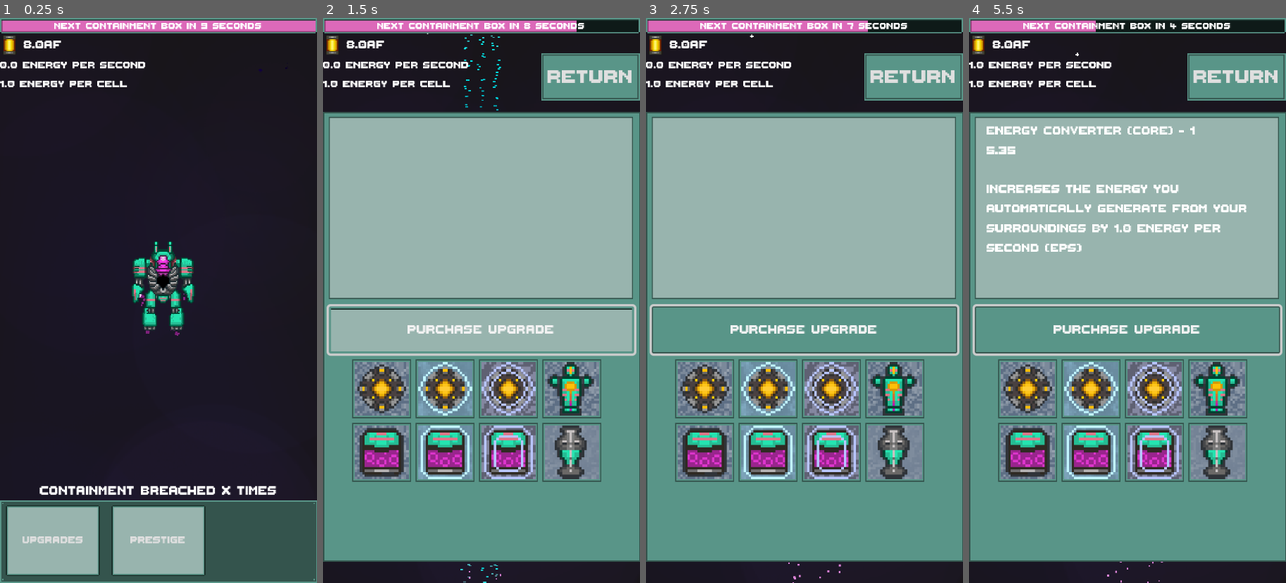
Above: before the commit, frames 1-4 (left to right).
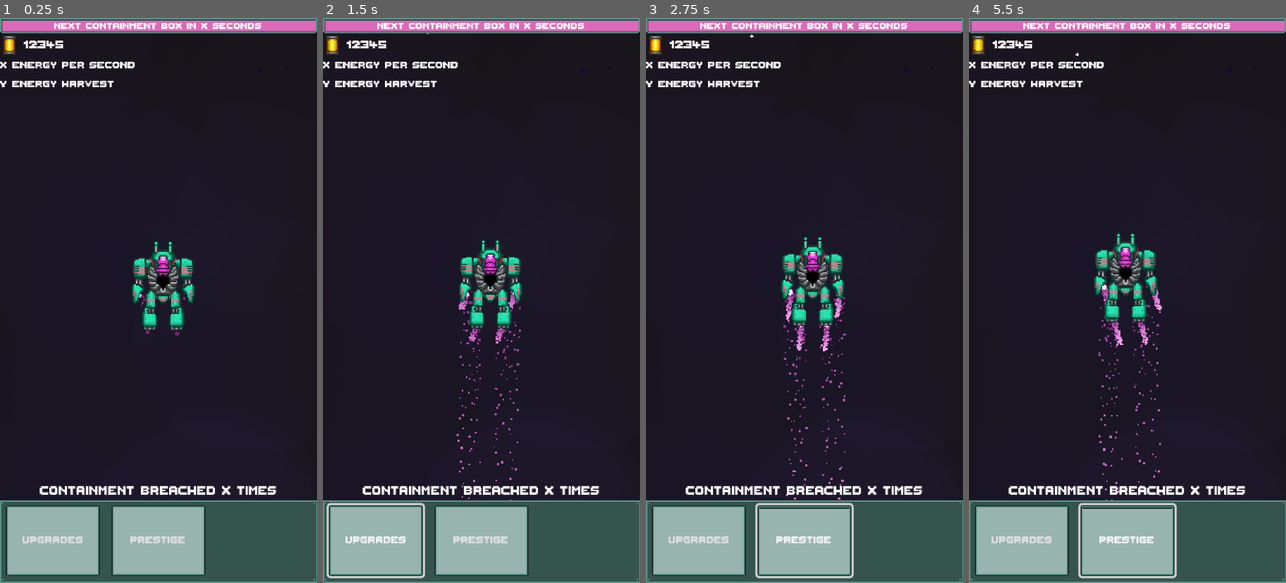
Above: after the commit, the same moments.

Repository: MightyPossum/Kabal-GameJam-2025
Game: Godot game, scene res://assets/scenes/GameScene.tscn
Two runs of this game, one before a commit and one after it. Both use one fixed random seed, a clock stepped at 60 frames per second and the inputs below.
Inputs (mouse positions are in pixels of both pictures, inside the frame that each line leads up to):
- Up to frame 1 (0.25 s): no input
- Up to frame 2 (1.5 s): click "Upgrades" at 0.5 s; click (481, 328) at 1.25 s, where only the run before the commit has a clickable "Purchase Upgrade"
- Up to frame 3 (2.75 s): click (804, 537) at 2 s, where only the run after the commit has a clickable "Prestige"
- Up to frame 4 (5.5 s): click (1029, 390) at 2.77 s; click (1022, 537) at 3.5 s, where only the run after the commit has a clickable "Upgrades"; click (1127, 328) at 4.25 s, where only the run before the commit has a clickable "Purchase Upgrade"; click (1127, 537) at 5 s, where only the run after the commit has a clickable "Prestige"

The runs differ from the first frame. In frame 1, 0.8% of the frame differs, in the area x 0-66%, y 0-13%; in frame 2, 86%; in frame 3, 86%; in frame 4, 86%, in the area x 0-100%, y 0-100%.
Error after the commit: Parse Error: Cannot find member "TOTAL_EPS" in base "globalvariables.gd.UNLOCK_METRIC". (res://assets/scripts/GameScene.gd:135)

Commit message:
breach counter

Diff:
--- a/assets/scenes/ux.gd
+++ b/assets/scenes/ux.gd
@@ -5,9 +5,11 @@
 @export var wave_label : Label
 @export var EPS_label : Label
 @export var Harvest_label : Label
+@export var breach_label : Label
 
 var previous_wave_number : int = -1
 var current_wave_time : float = 0.0
+var previous_locked_state : bool = false
 
 enum BUTTONTYPE {
 	UPGRADE = 0,
@@ -19,6 +21,9 @@
 func _ready() -> void:
 
 	GLOBAL.UX = self
+
+	# Initialize the locked state tracking
+	previous_locked_state = GLOBAL.LOCKED
 
 	%upgrades.connect("button_up",menu_button_pressed.bind(BUTTONTYPE.UPGRADE))
 	%prestige.connect("button_up",menu_button_pressed.bind(BUTTONTYPE.PRESTIGE))
@@ -53,9 +58,18 @@
 		wave_progress.max_value = GLOBAL.WAVE_TIME
 		wave_progress.value = GLOBAL.WAVE_TIME
 
+	# Check if GLOBAL.LOCKED has changed from true to false (containment breach)
+	if previous_locked_state == true and GLOBAL.LOCKED == false:
+		GLOBAL.BREACH_COUNT += 1
+		print("Containment breached! Total breaches: ", GLOBAL.BREACH_COUNT)
+
+	# Update previous locked state
+	previous_locked_state = GLOBAL.LOCKED
+
 	current_wave_time -= delta
 	wave_progress.value = current_wave_time
 	wave_label.text = "Next containment box in %d seconds" % current_wave_time
+	breach_label.text = "Containment Breached %d Times" % GLOBAL.BREACH_COUNT
 
 func menu_button_pressed(button_type: int) -> void:
 
--- a/assets/scripts/GameScene.gd
+++ b/assets/scripts/GameScene.gd
@@ -61,16 +61,36 @@
 
 		# Get viewport size for random positioning
 		var viewport_size = get_viewport_rect().size
-
-		# Generate random position with some margin from edges
 		var margin = 35  # Pixels from edge
-		var random_x = randf_range(margin, viewport_size.x - margin)
-		var random_y = randf_range(margin, viewport_size.y - margin)
-
-		new_planet.global_position = Vector2(random_x, random_y)
+		var min_distance_from_mech = 50  # Minimum distance from mech
+		var max_attempts = 50  # Maximum attempts to find a valid position
+		var attempts = 0
+		var valid_position = false
+		var planet_position = Vector2.ZERO
+
+		# Keep trying to find a valid position
+		while not valid_position and attempts < max_attempts:
+			attempts += 1
+
+			# Generate random position with margin from edges
+			var random_x = randf_range(margin, viewport_size.x - margin)
+			var random_y = randf_range(margin, viewport_size.y - margin)
+			planet_position = Vector2(random_x, random_y)
+
+			# Check distance from mech
+			var distance_to_mech = planet_position.distance_to(mech.global_position)
+			if distance_to_mech >= min_distance_from_mech:
+				valid_position = true
+
+		# If we couldn't find a valid position after max attempts, use the last generated position
+		if not valid_position:
+			print("Warning: Could not find optimal planet position after ", max_attempts, " attempts. Using last generated position.")
+
+		new_planet.global_position = planet_position
 		add_child(new_planet)
 
-		print("Planet spawned at position: ", new_planet.global_position)
+		var distance_to_mech = planet_position.distance_to(mech.global_position)
+		print("Planet spawned at position: ", new_planet.global_position, " (distance from mech: ", distance_to_mech, ")")
 	else:
 		print("Warning: No planet scene assigned!")
 
--- a/assets/scripts/globalvariables.gd
+++ b/assets/scripts/globalvariables.gd
@@ -5,7 +5,7 @@
 	ENERGY_COLLECTOR = 2,
 	ENERGY_VAULT = 3,
 	POWER_CELL = 4,
-	TESSERACT_ENERGY_MATRIX = 5,
+	TESSARACT_ENERGY_MATRIX = 5,
 	ECHO_OF_THE_COLLAPSING_CORE = 6,
 	FRAGMENT_OF_THE_FIRST_SPARK = 7,
 	OMNICORE_COLLECTION_ENGINE = 8,
@@ -17,9 +17,11 @@
 	HARVESTER = 14,
 	ENERGY_AUTO_CANNON = 15,
 	PULSE_OVERDRIVE = 16,
-	RIFT_AMPLIFIER = 17,
-	ENERGY_CANNON_BLAST_SPLITTER = 18,
-	VELOCITY_AMPLIFIER = 19,
+	DARKFLOW_OVERDRIVE = 17,
+	VOIDSTORM_OVERDRIVE = 18,
+	RIFT_AMPLIFIER = 19,
+	ENERGY_CANNON_BLAST_SPLITTER = 20,
+	VELOCITY_AMPLIFIER = 21,
 }
 
 enum STAT_TIER {
@@ -38,7 +40,7 @@
 
 enum UNLOCK_METRIC {
 	ALWAYS_UNLOCKED = 0,
-	TOTAL_EPS = 1,
+	TOTAL_TPS = 1,
 	TOTAL_CLICKS = 2,
 	TOTAL_LIFETIME_COINS_GATHERED = 3,
 	ENERGY_INCREASE_T1 = 4,
@@ -69,24 +71,25 @@
 }
 
 var GAME_SCENE : Node = null
-var UX : Control = null
 var MECH : Node2D = null
 
-var ENERGY : Big = Big.new(8,30)
+var ENERGY : Big = Big.new(0)
 var ENERGY_STRING : String:
 	get:
 		return ENERGY.toAA()
 
 var STATS : Stats
-var LOCKED : bool = false
+var LOCKED : bool
 
 var TOTAL_CLICKS : Big = Big.new(0)
-var TOTAL_EPS : Big = Big.new(0)
+var TOTAL_TPS : Big = Big.new(0)
 var TOTAL_LIFETIME_COINS_GATHERED : Big = Big.new(0)
 var MANUAL_SHOTS : Big = Big.new(0)
+var CURRENT_DAMAGE_CANNON : Big = Big.new(1)
 
 var WAVE_TIME : float = 10.0
 var WAVE_NUMBER : int = 1
+var BREACH_COUNT : int = 0
 
 var ENERGY_PER_SECOND : Big = Big.new(0):
 	get:
@@ -144,67 +147,8 @@
 	VALUE_APPLICATION_TYPE.BASE: Big.new(1),
 }
 
-var CURRENT_DAMAGE_CANNON : Big = Big.new(1):
-	get:
-		return get_current_value(CURRENT_DAMAGE_CANNON_DICTIONARY, "current_damage_cannon")
-
-var CURRENT_DAMAGE_CANNON_DICTIONARY : Dictionary = {
-	VALUE_APPLICATION_TYPE.BASE: Big.new(1),
-}
-
-
-
-# Lookup array for STAT_TYPE names (lowercase)
-var STAT_TYPE_NAMES := [
-	"", # 0 is unused
-	"energy_converter",
-	"energy_collector",
-	"energy_vault",
-	"power_cell",
-	"tesseract_energy_matrix",
-	"echo_of_the_collapsing_core",
-	"fragment_of_the_first_spark",
-	"omnicore_collection_engine",
-	"singularity_intake",
-	"pulse_of_the_universe",
-	"energy_amplifier",
-	"energy_core",
-	"hollow_drive",
-	"harvester",
-	"energy_auto_cannon",
-	"pulse_overdrive",
-	"rift_amplifier",
-	"energy_cannon_blast_splitter",
-	"velocity_amplifier"
-]
-
-# Lookup array for STAT_TIER names (lowercase)
-var STAT_TIER_NAMES := [
-	"", # 0 is unused
-	"core",
-	"surge",
-	"alpha",
-	"wraithsteel",
-	"stellar",
-	"darkrune",
-	"solarite",
-	"darkflow",
-	"voidcurrent",
-	"starcore",
-	"blightsteel"
-]
-
-# Utility function: Capitalize the first letter of each word in a string (init cap)
-func to_init_cap(sentence: String) -> String:
-	var words = sentence.split("_")
-	for i in range(words.size()):
-		if words[i].length() > 0:
-			words[i] = words[i].substr(0, 1).to_upper() + words[i].substr(1).to_lower()
-	return " ".join(words)
-# Example: to_init_cap("echo_of_the_collapsing_core") -> "Echo Of The Collapsing Core"
-
-func get_total_eps() -> Big:
-	return ENERGY_PER_SECOND
+func get_total_tps() -> Big:
+	return TOTAL_TPS
 
 func get_total_clicks() -> Big:
 	return TOTAL_CLICKS
@@ -236,7 +180,7 @@
 			addition_value = addition_value.plus(value_dictionary[stat])
 		elif stat.value_application_type == VALUE_APPLICATION_TYPE.MULTIPLICATION:
 			if stat.value_type == VALUE_TYPE.PERCENTAGE:
-				multiplication_value = multiplication_value.plus(Big.new(1).plus(value_dictionary[stat].divide(100)))
+				multiplication_value = multiplication_value.plus(Big.new(1).plus(value_dictionary[stat]/100))
 			else:
 				multiplication_value = multiplication_value.plus(value_dictionary[stat])
 
